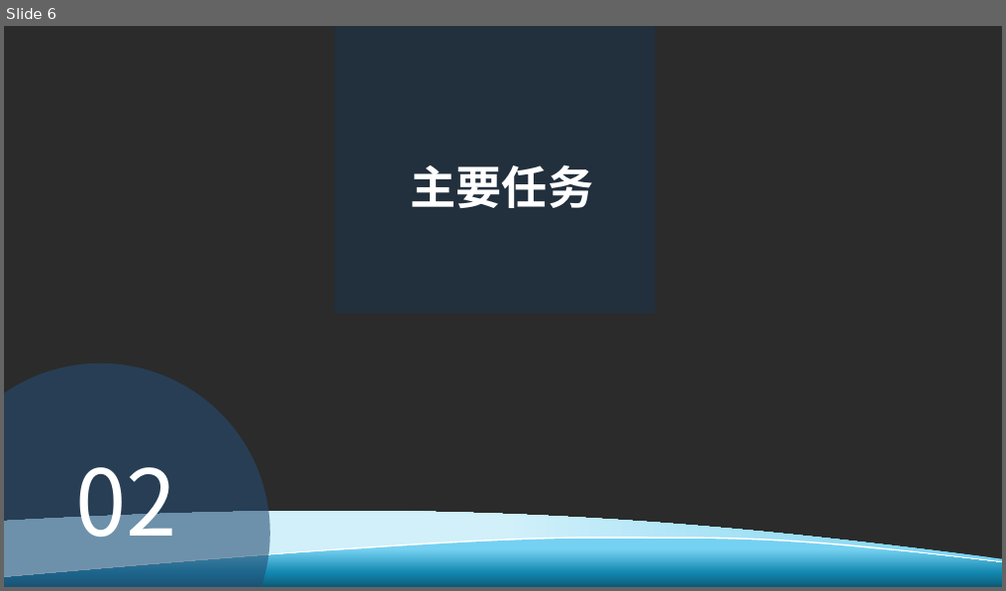
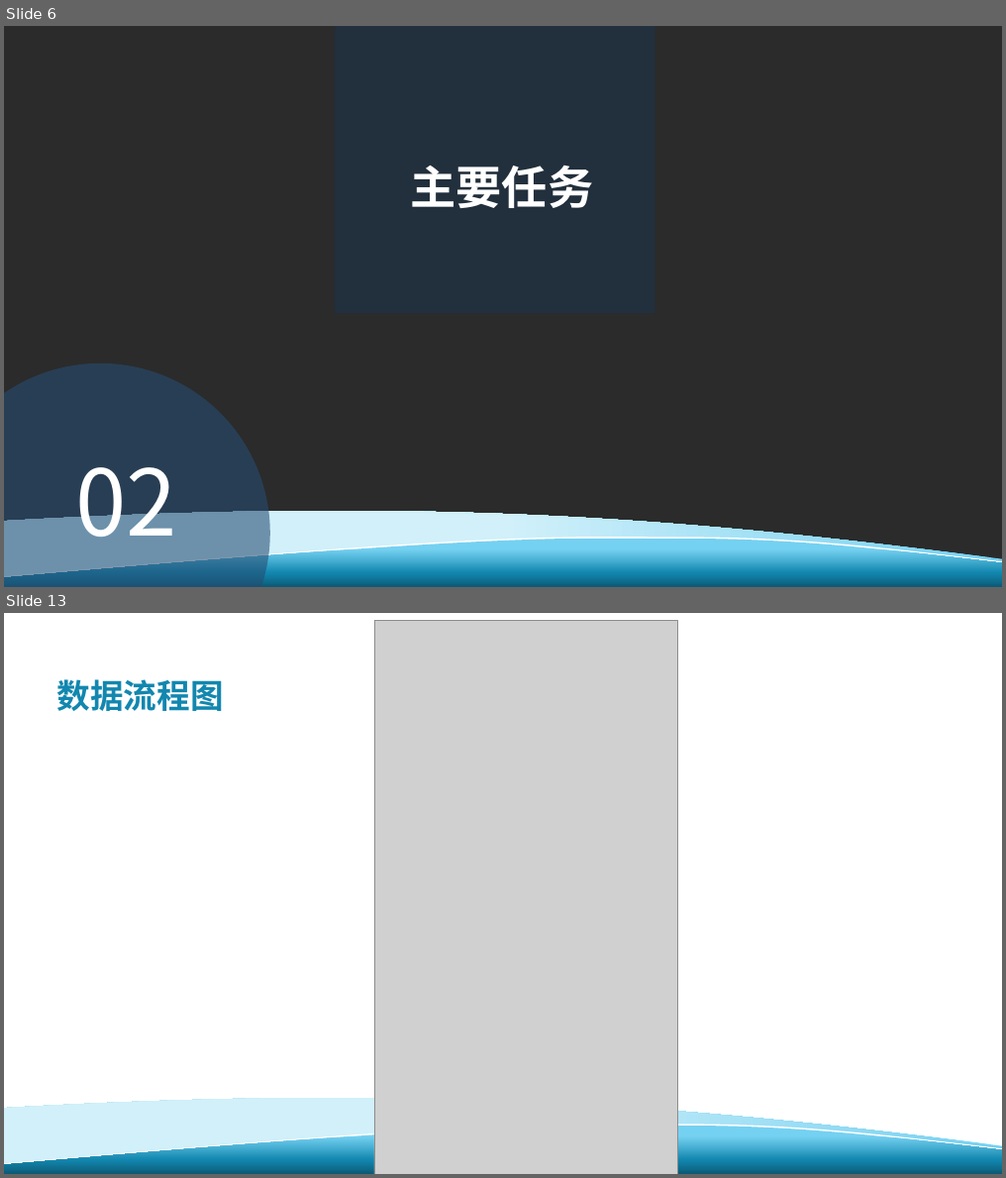
Before and after one commit to davejunction/MHWhelper, a slide deck: SE2019春-G24-项目计划书.pptx. Shown one above the other, each under a label of ours: slide 6 before the commit, slides 6 and 13 after it; the slides between them are not shown. The pictures are 1006x591 and 1006x1178 pixels, drawn with LibreOffice and Linux fonts; fonts in the diff are those of the drawing; grey boxes stand for pictures; background and template pictures are left out; a plain dark background stands for a picture behind light text. Boxes give left, top, right and bottom in pixels: in the first picture for what was removed or moved away, otherwise in the second. Text is boxed around its words. In the diff, an @@ line names an element or a change of style, - is before the commit and + after.

```diff
--- a/SE2019春-G24-项目计划书.pptx
+++ b/SE2019春-G24-项目计划书.pptx
@@ slide 13 added at bbox=[4, 613, 1002, 1174], background #FFFFFF; not listed: 3 template elements that a slide beside it also shows @@
@@ picture added at bbox=[374, 621, 678, 1174] @@
@@ title added at bbox=[57, 679, 224, 711], 32 pt, text #1287AF, bold @@
+数据流程图
```
Also in this commit, not shown: 4 slides changed, 6 other slides added, 1 slide removed, 2 other files.
